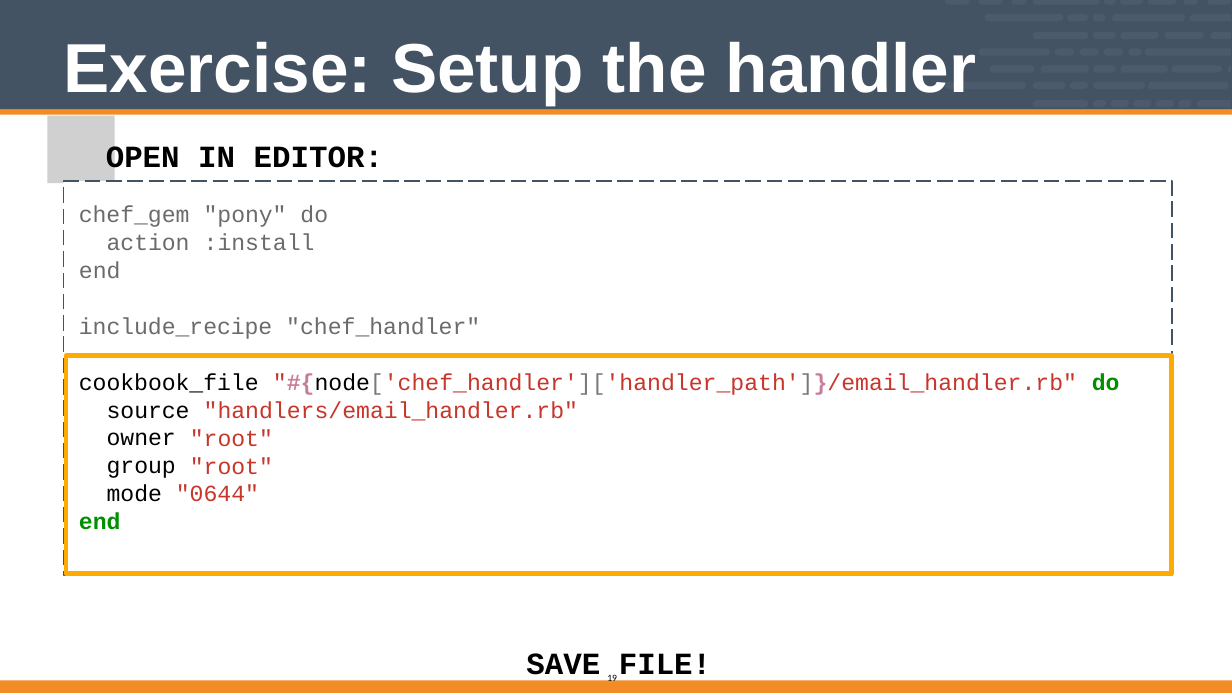
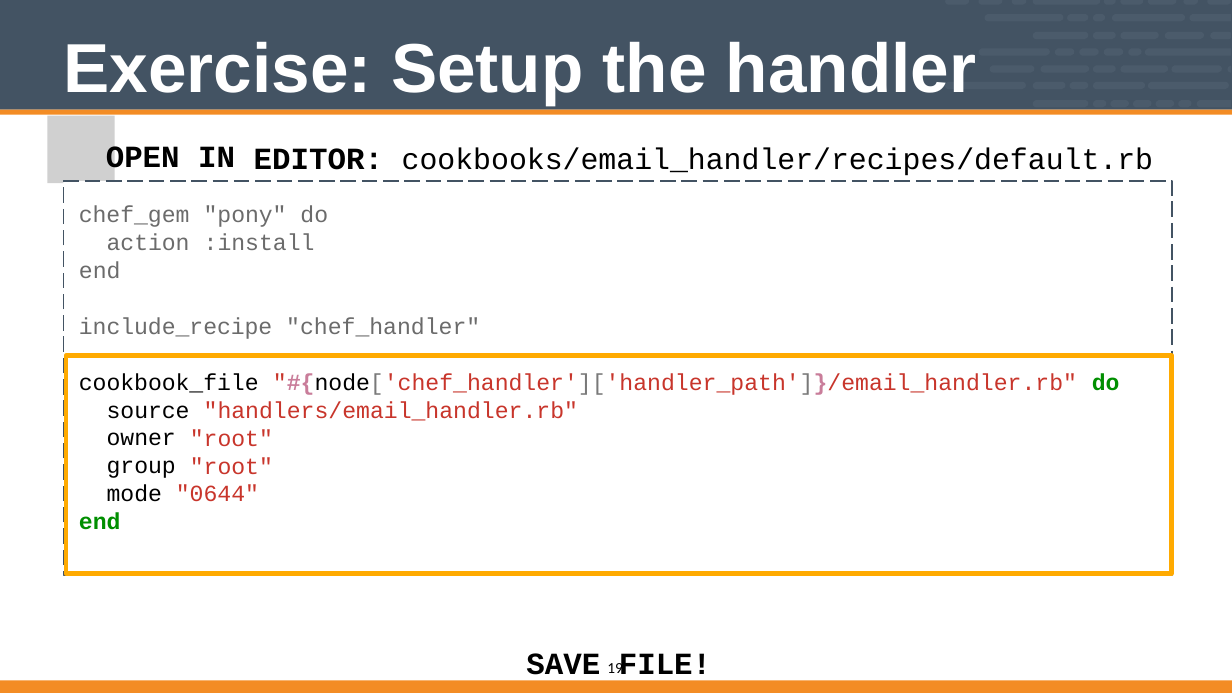
Before and after one commit to vinyar/chef-intermediate, a slide deck: slide 19 of Modules/08-Chef_Intermediate.pptx. Drawn at 1232x693 pixels with LibreOffice and Linux fonts; fonts in the diff are those of the drawing; grey boxes stand for pictures. Boxes give left, top, right and bottom in pixels: in the first picture for what was removed or moved away, otherwise in the second. Text is boxed around its words. In the diff, an @@ line names an element or a change of style, - is before the commit and + after.

Commit message:
Edited some text so this can be reviewed

```diff
--- a/Modules/08-Chef_Intermediate.pptx
+++ b/Modules/08-Chef_Intermediate.pptx
@@ text "EDITOR: cookbooks/email_handler/recipes/default.rb" rewrapped from (254, 146, 1005, 212) to (254, 148, 1153, 176) @@
@@ page number: place and size @@
-page number at (607, 673, 617, 684)
+page number at (607, 660, 623, 674)
@@ page number at (607, 660, 623, 674): size 10 to 16 pt @@
```
Also in this commit, not shown: 41 other slides changed.
